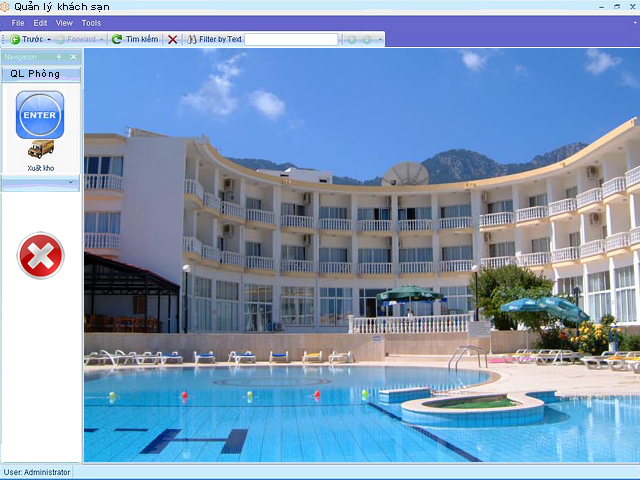
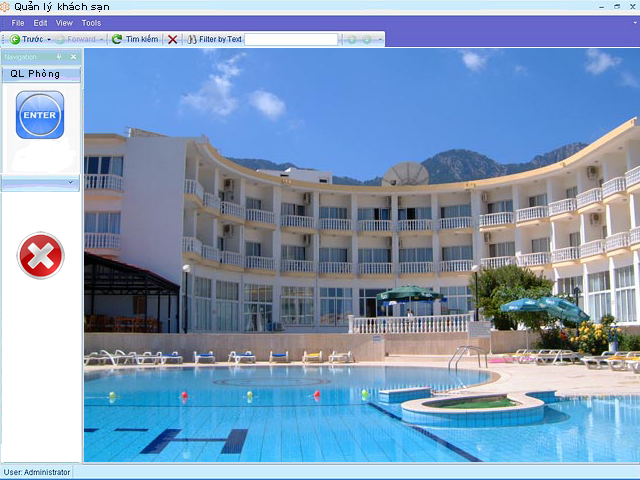
Layer changes from the first 640x480 image to the second:
painted on "Layer 7" over <box>12,137,77,173</box>
